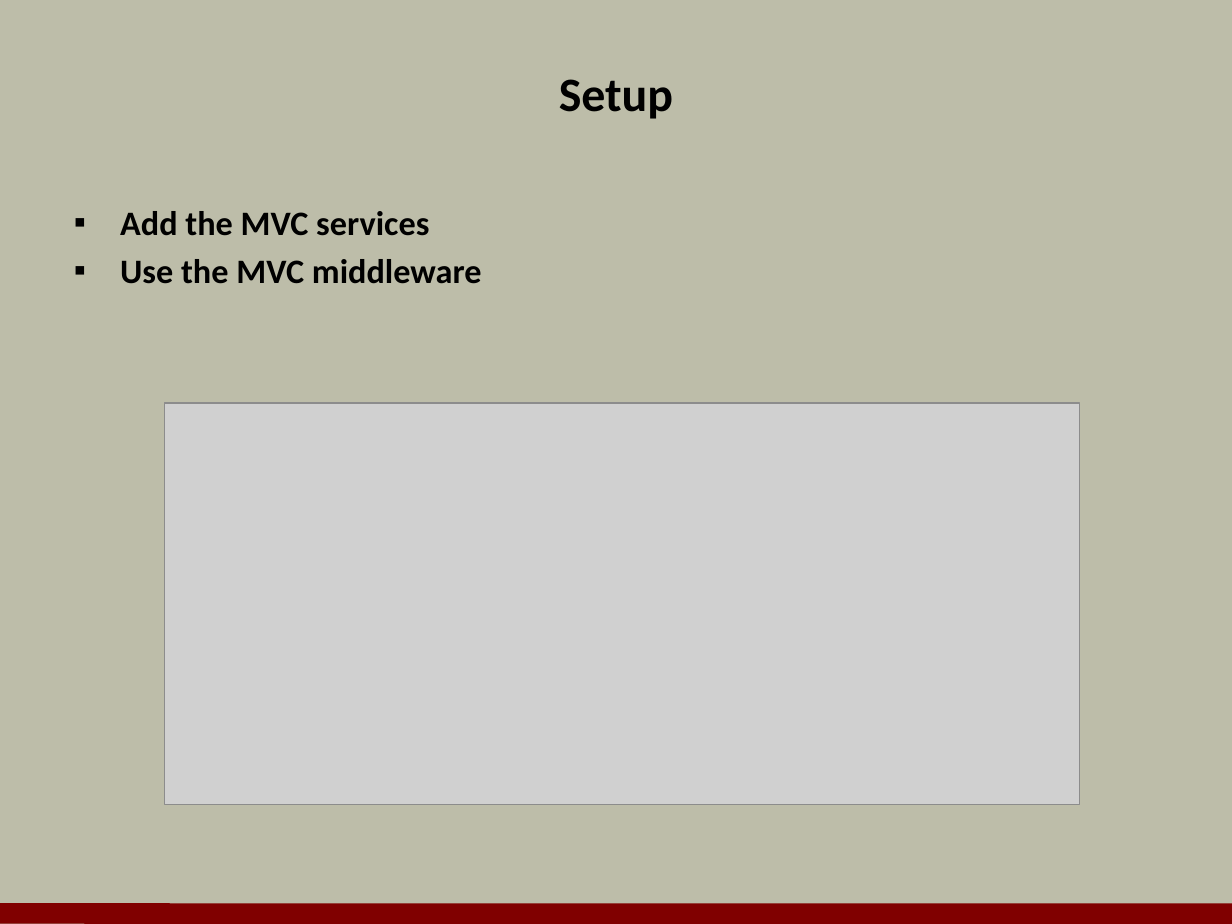
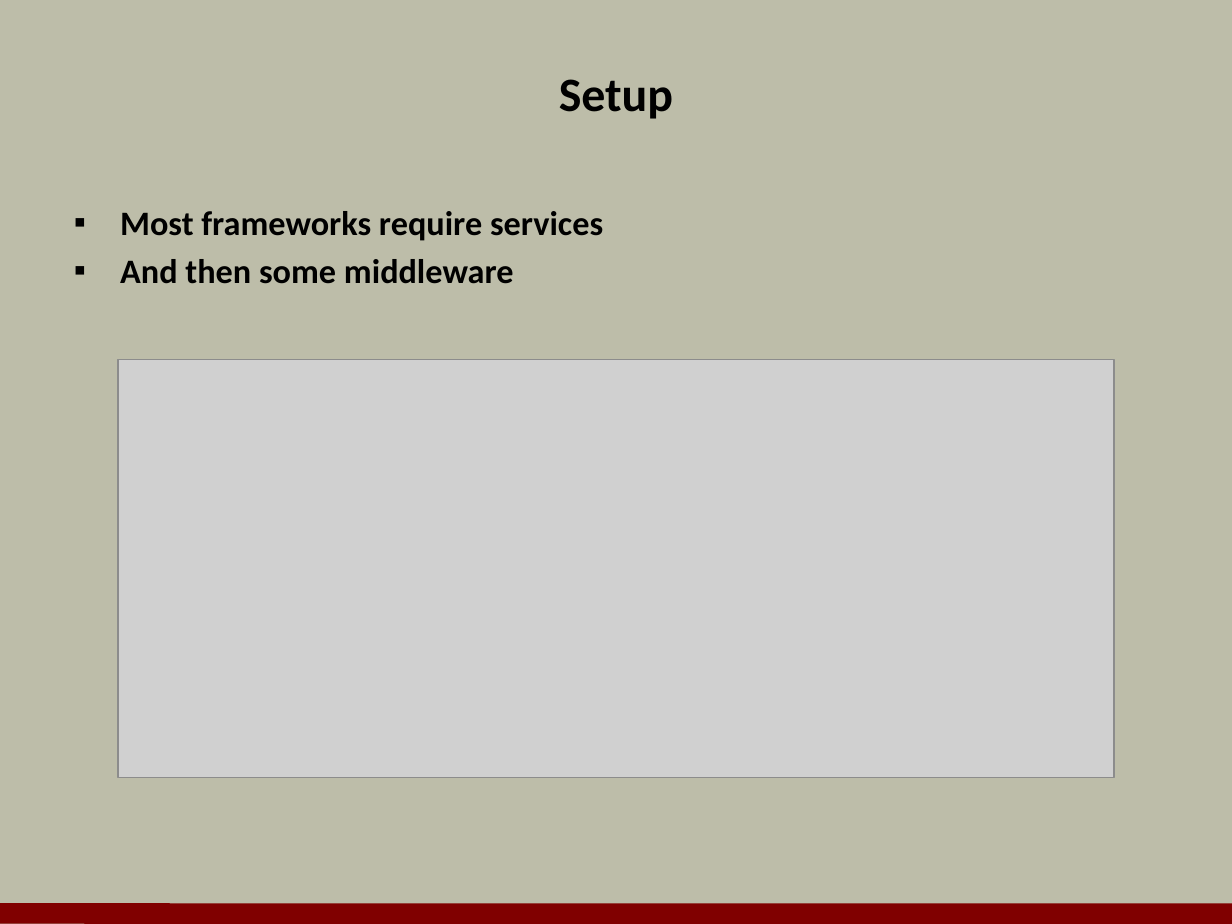
Before and after one commit to OdeToCode/classes, a slide deck: slide 4 of aspnetcore/slides/05_controllers.pptx. Drawn at 1232x924 pixels with LibreOffice and Linux fonts; fonts in the diff are those of the drawing; grey boxes stand for pictures; background and template pictures are left out. Boxes give left, top, right and bottom in pixels: in the first picture for what was removed or moved away, otherwise in the second. Text is boxed around its words. In the diff, an @@ line names an element or a change of style, - is before the commit and + after.

```diff
--- a/aspnetcore/slides/05_controllers.pptx
+++ b/aspnetcore/slides/05_controllers.pptx
@@ text at box(120, 211, 603, 284): text changed @@
-▪ Add the MVC services
-▪ Use the MVC middleware
+▪ Most frameworks require services
+▪ And then some middleware
@@ picture: place and size @@
-picture at box(164, 403, 1079, 804)
+picture at box(118, 360, 1114, 779)
```
Also in this commit, not shown: 1 other slide changed, 1 slide added, 2 slides removed, 6 other files.
